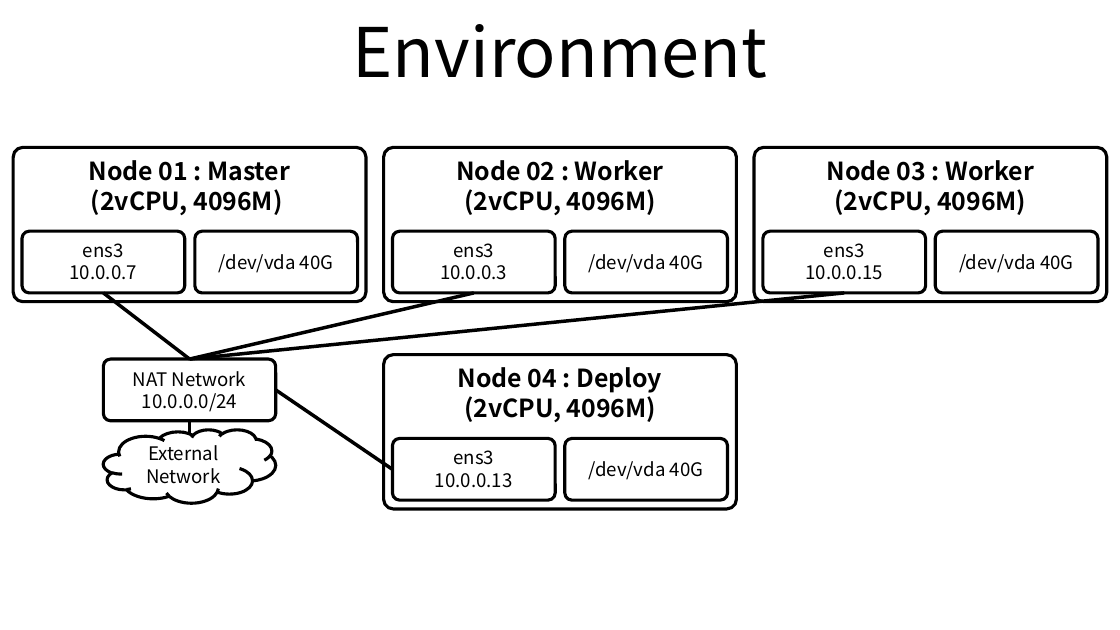
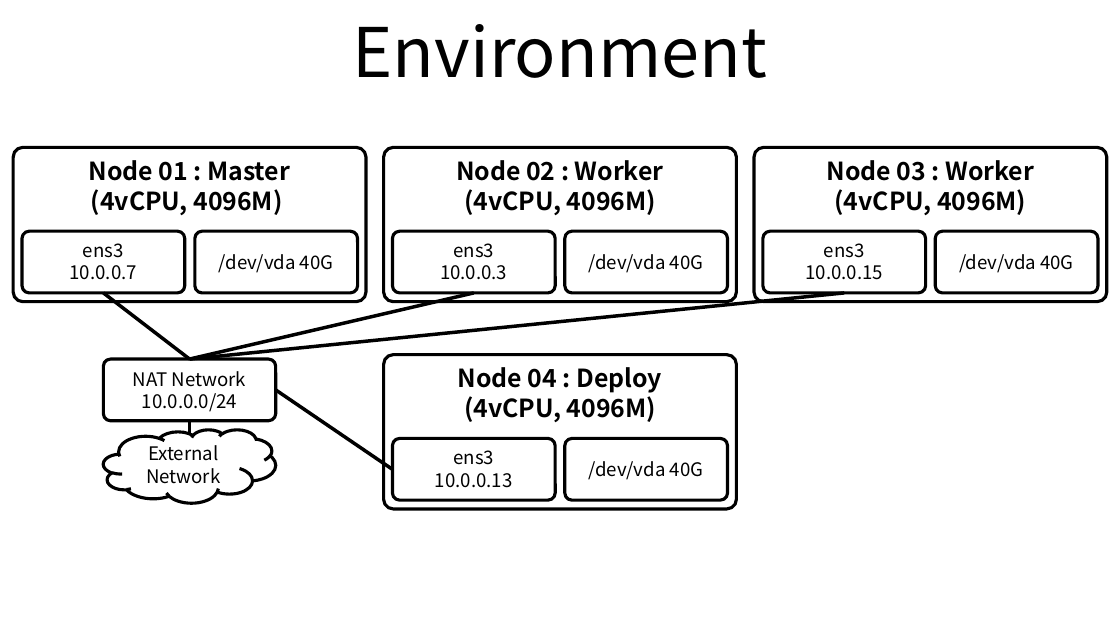
Before and after one commit to ssup2/blog-old, a slide deck: slide 1 of images/record/Kubernetes_kubespray_Ubuntu_18.04_OpenStack/Kubernetes_Install.pptx. Drawn at 1120x630 pixels with LibreOffice and Linux fonts; fonts in the diff are those of the drawing. Boxes give left, top, right and bottom in pixels: in the first picture for what was removed or moved away, otherwise in the second. Text is boxed around its words. In the diff, an @@ line names an element or a change of style, - is before the commit and + after.

```diff
--- a/images/record/Kubernetes_kubespray_Ubuntu_18.04_OpenStack/Kubernetes_Install.pptx
+++ b/images/record/Kubernetes_kubespray_Ubuntu_18.04_OpenStack/Kubernetes_Install.pptx
@@ text in rounded rectangle at [91, 189, 282, 215]: text changed @@
-(2vCPU, 4096M)
+(4vCPU, 4096M)
@@ text in rounded rectangle at [464, 189, 656, 215]: text changed @@
-(2vCPU, 4096M)
+(4vCPU, 4096M)
@@ text in rounded rectangle at [834, 189, 1026, 215]: text changed @@
-(2vCPU, 4096M)
+(4vCPU, 4096M)
@@ text in rounded rectangle at [464, 392, 656, 422]: text changed @@
-(2vCPU, 4096M)
+(4vCPU, 4096M)
```
Also in this commit, not shown: 2 other files.
